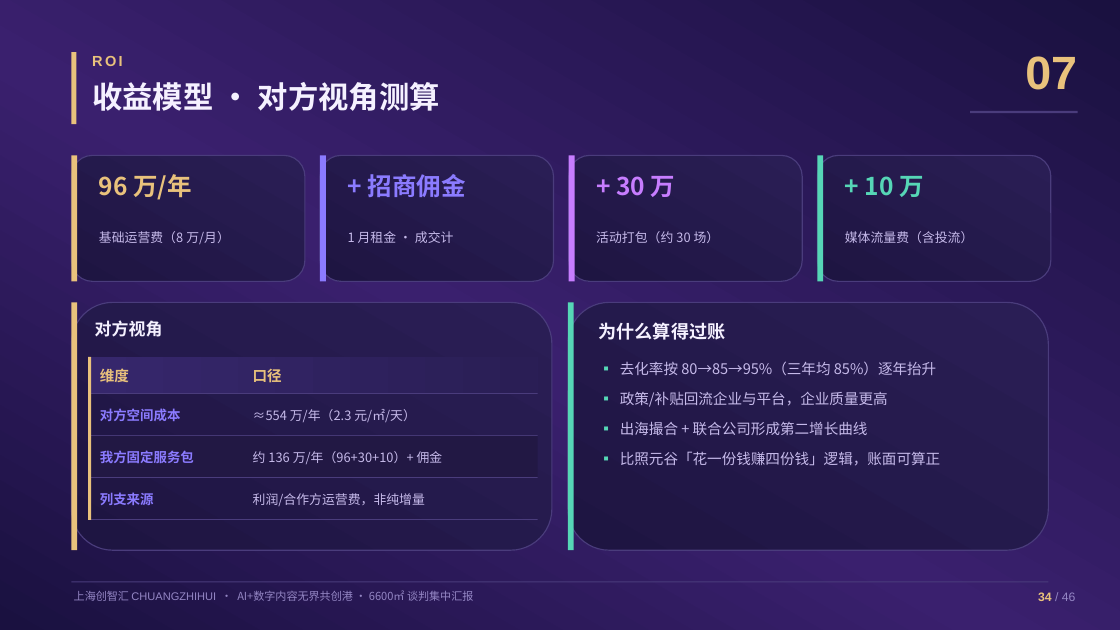
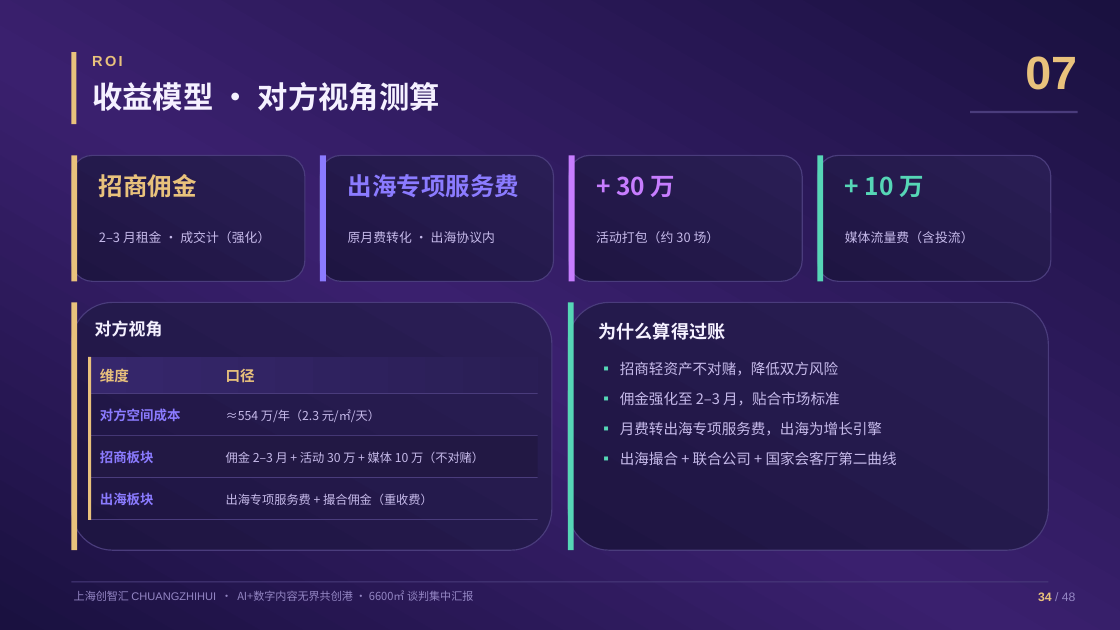
Before and after one commit to hujigang2010-maker/AIDEN, a slide deck: slide 34 of proposal/chuangzhihui-6600-proposal.pptx. Drawn at 1120x630 pixels with LibreOffice and Linux fonts; fonts in the diff are those of the drawing. Boxes give left, top, right and bottom in pixels: in the first picture for what was removed or moved away, otherwise in the second. Text is boxed around its words. In the diff, an @@ line names an element or a change of style, - is before the commit and + after.

```diff
--- a/proposal/chuangzhihui-6600-proposal.pptx
+++ b/proposal/chuangzhihui-6600-proposal.pptx
@@ text at (x1=99, y1=174, x2=197, y2=197): text changed @@
-96 万/年
+招商佣金
@@ text at (x1=348, y1=174, x2=520, y2=197): text changed @@
-+ 招商佣金
+出海专项服务费
@@ text at (x1=99, y1=231, x2=270, y2=243): text changed @@
-基础运营费（8 万/月）
+2–3 月租金 · 成交计（强化）
@@ text at (x1=348, y1=231, x2=495, y2=243): text changed @@
-1 月租金 · 成交计
+原月费转化 · 出海协议内
@@ text "口径" moved from (x1=253, y1=369, x2=282, y2=383) to (x1=226, y1=369, x2=255, y2=383) @@
@@ text at (x1=620, y1=362, x2=897, y2=465): text changed @@
-▪ 去化率按 80→85→95%（三年均 85%）逐年抬升
-▪ 政策/补贴回流企业与平台，企业质量更高
-▪ 出海撮合 + 联合公司形成第二增长曲线
-▪ 比照元谷「花一份钱赚四份钱」逻辑，账面可算正
+▪ 招商轻资产不对赌，降低双方风险
+▪ 佣金强化至 2–3 月，贴合市场标准
+▪ 月费转出海专项服务费，出海为增长引擎
+▪ 出海撮合 + 联合公司 + 国家会客厅第二曲线
@@ text "≈554 万/年（2.3 元/㎡/天）" moved from (x1=253, y1=409, x2=416, y2=422) to (x1=226, y1=409, x2=380, y2=422) @@
@@ text "≈554 万/年（2.3 元/㎡/天）" at (x1=226, y1=409, x2=380, y2=422): size 11 to 10.5 pt @@
@@ text at (x1=100, y1=450, x2=154, y2=463): text changed @@
-我方固定服务包
+招商板块
@@ text at (x1=226, y1=452, x2=484, y2=463): text changed; size 11 to 10.5 pt @@
-约 136 万/年（96+30+10）+ 佣金
+佣金 2–3 月 + 活动 30 万 + 媒体 10 万（不对赌）
@@ text at (x1=100, y1=492, x2=154, y2=505): text changed @@
-列支来源
+出海板块
@@ text at (x1=226, y1=493, x2=433, y2=505): text changed; size 11 to 10.5 pt @@
-利润/合作方运营费，非纯增量
+出海专项服务费 + 撮合佣金（重收费）
```
Also in this commit, not shown: 43 other slides changed, 2 slides added, 5 other files.
